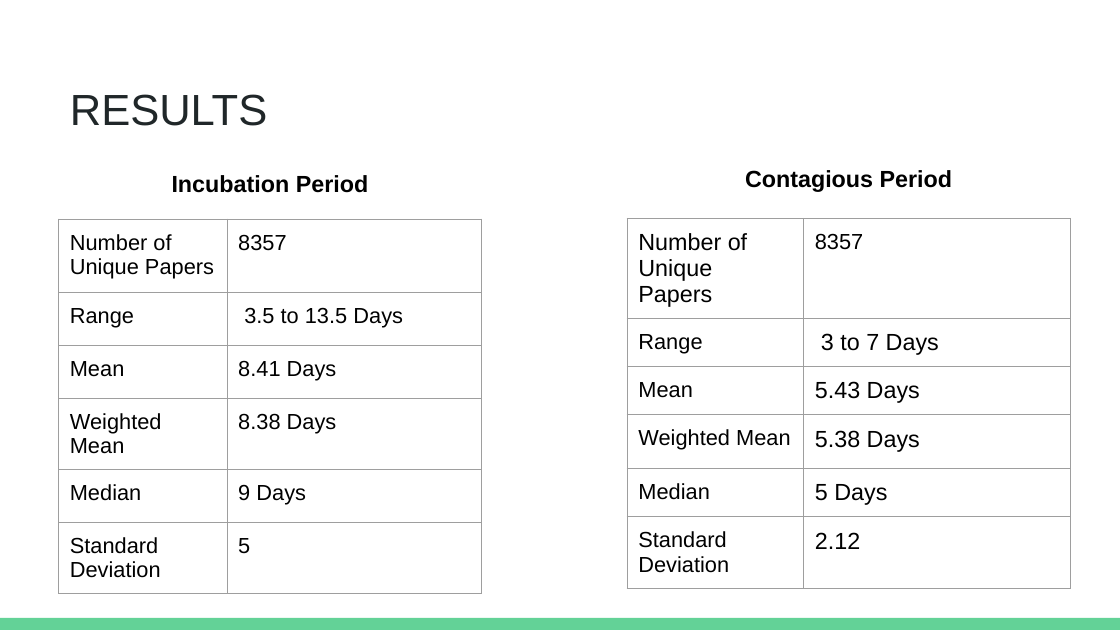
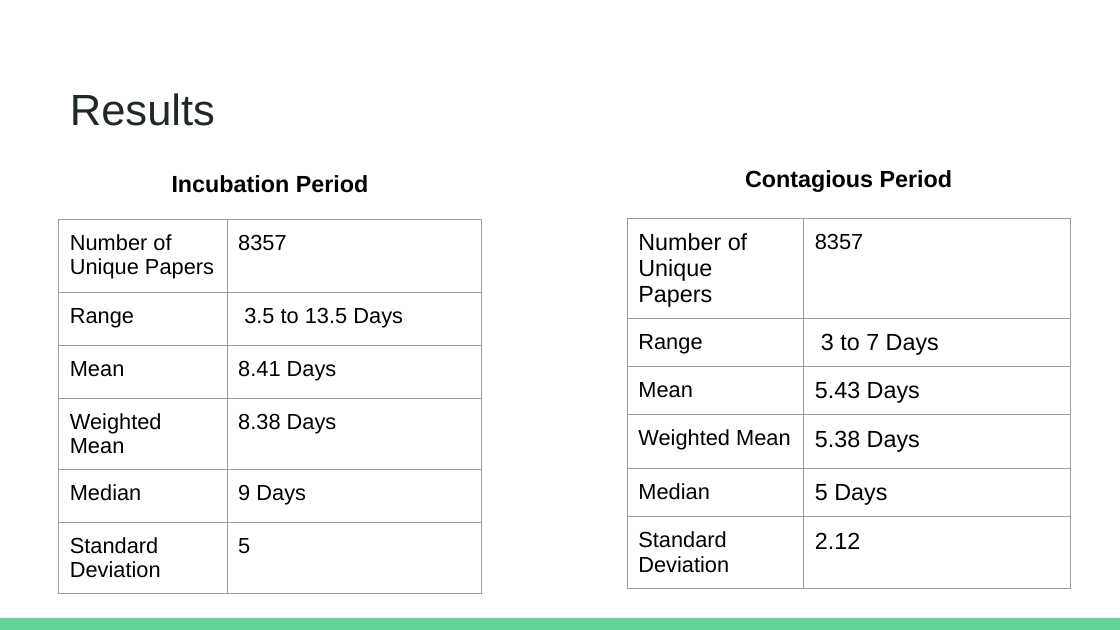
Before and after one commit to lydiatse/cs586, a slide deck: slide 8 of presentation/final_presentation.pptx. Drawn at 1120x630 pixels with LibreOffice and Linux fonts; fonts in the diff are those of the drawing. Boxes give left, top, right and bottom in pixels: in the first picture for what was removed or moved away, otherwise in the second. Text is boxed around its words. In the diff, an @@ line names an element or a change of style, - is before the commit and + after.

```diff
--- a/presentation/final_presentation.pptx
+++ b/presentation/final_presentation.pptx
@@ title at (70, 93, 215, 126): text changed @@
-RESULTS
+Results
```
Also in this commit, not shown: 12 other slides changed, 1 slide added, 1 other file.
